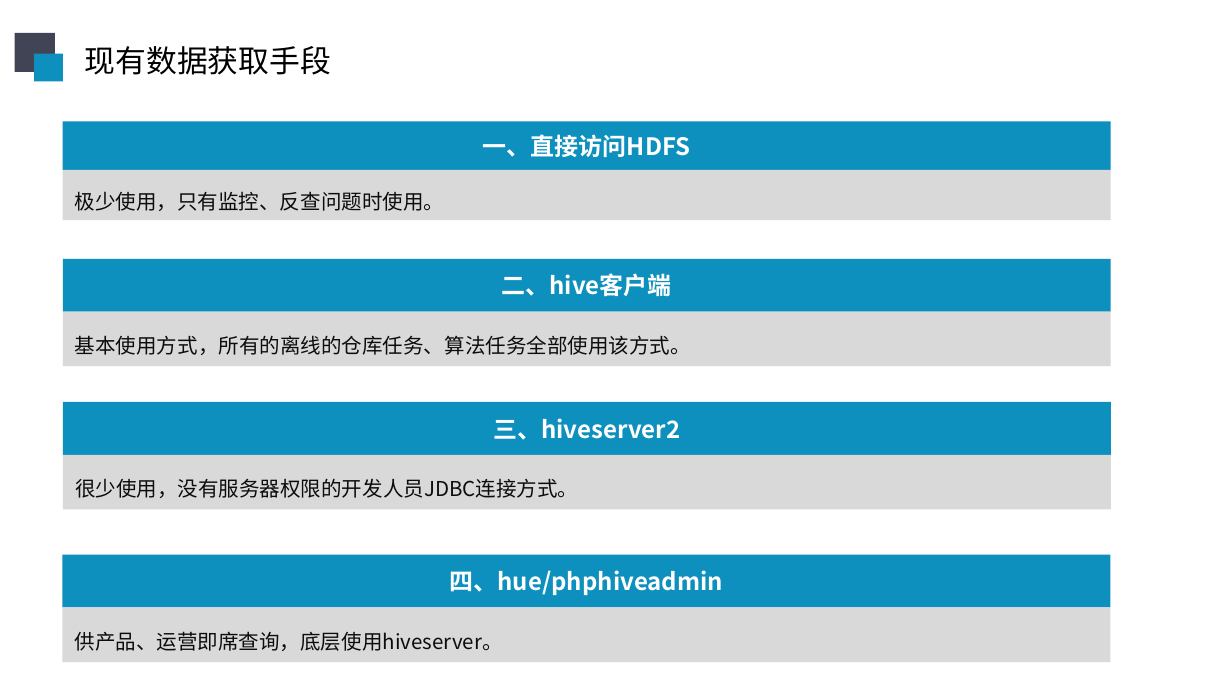
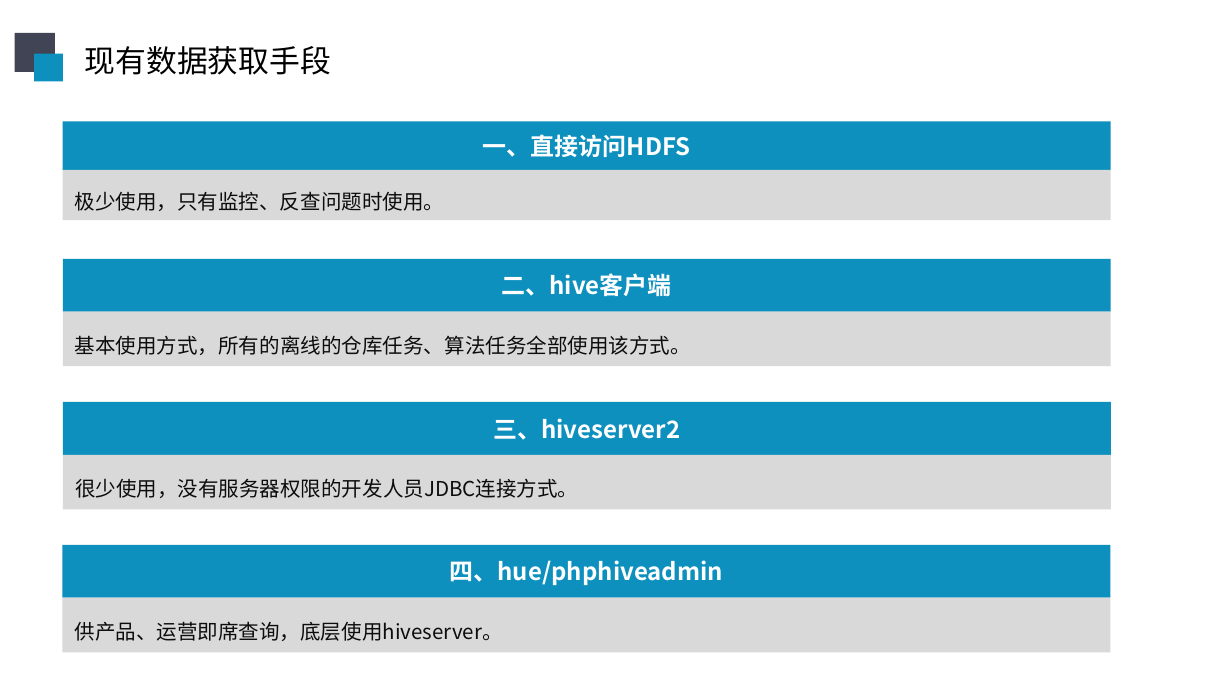
Before and after one commit to sunliangliang9201/interview_prepare, a slide deck: slide 14 of 在线阶段汇报20190606.pptx (slide 13 before the commit). Drawn at 1232x693 pixels with LibreOffice and Linux fonts; fonts in the diff are those of the drawing. Boxes give left, top, right and bottom in pixels: in the first picture for what was removed or moved away, otherwise in the second. Text is boxed around its words. In the diff, an @@ line names an element or a change of style, - is before the commit and + after.

```diff
--- a/在线阶段汇报20190606.pptx
+++ b/在线阶段汇报20190606.pptx
@@ rectangle "四、hue/phphiveadmin": place and size @@
-rectangle "四、hue/phphiveadmin" at (63,554,1111,607)
+rectangle "四、hue/phphiveadmin" at (63,545,1111,598)
@@ rectangle "供产品、运营即席查询，底层使用hiveserver。": place and size @@
-rectangle "供产品、运营即席查询，底层使用hiveserver。" at (63,607,1111,662)
+rectangle "供产品、运营即席查询，底层使用hiveserver。" at (63,598,1111,652)
```
Also in this commit, not shown: 4 other slides changed, 1 slide added, 1 other file.
